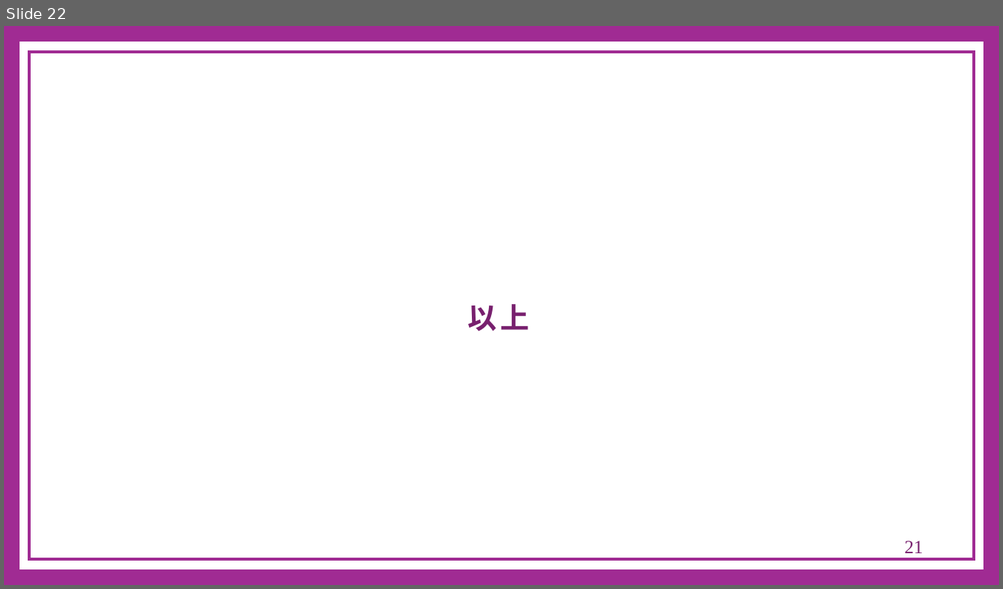
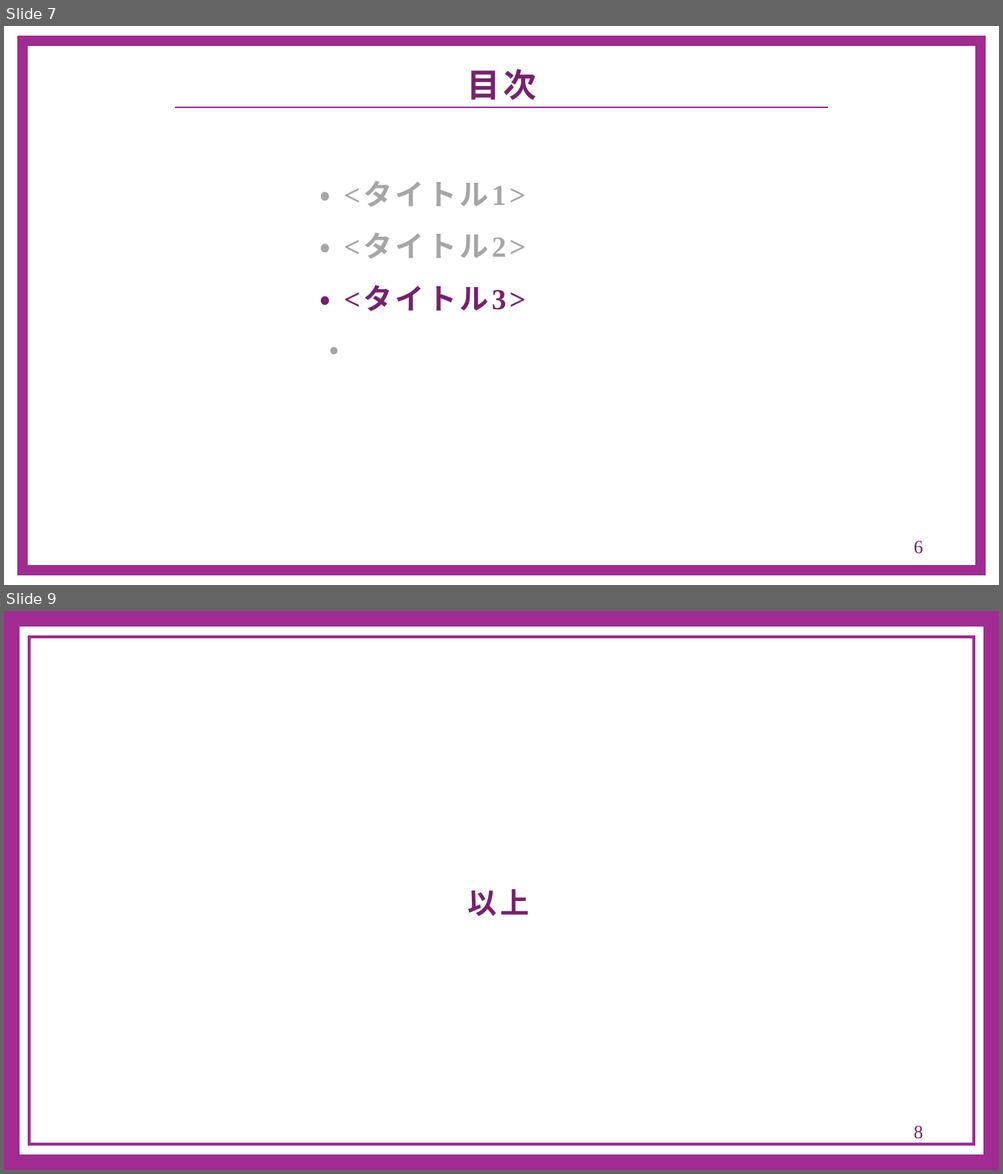
Before and after one commit to G-2-yama/archives, a slide deck: minutes/slide_template.pptx. Shown one above the other, each under a label of ours: slide 22 before the commit, slides 7 and 9 after it; the slides between them are not shown. The pictures are 1003x589 and 1003x1174 pixels, drawn with LibreOffice and Linux fonts; fonts in the diff are those of the drawing; background and template pictures are left out. Boxes give left, top, right and bottom in pixels: in the first picture for what was removed or moved away, otherwise in the second. Text is boxed around its words. In the diff, an @@ line names an element or a change of style, - is before the commit and + after.

```diff
--- a/minutes/slide_template.pptx
+++ b/minutes/slide_template.pptx
@@ slide 7 added at box(4, 26, 999, 585), background #FFFFFF @@
@@ rectangle added at box(22, 41, 981, 571), outline #A02B93 10 pt @@
@@ text added at box(466, 69, 536, 100), 32 pt, text #78206E, bold @@
+目次
@@ line added from (175, 107) to (828, 107), #A02B93 1.5 pt @@
@@ text added at box(320, 181, 526, 355), 28 pt, text #A6A6A6, bold @@
+・ <タイトル1>
+・ <タイトル2>
+・ <タイトル3>
+・
@@ page number added at box(913, 541, 923, 554), 18 pt, text #78206E @@
+6
@@ what was slide 22 is now slide 9 @@
@@ page number at box(913, 1126, 923, 1139): text changed @@
-21
+8
```
Also in this commit, not shown: 4 slides changed, 3 other slides added, 17 slides removed.
